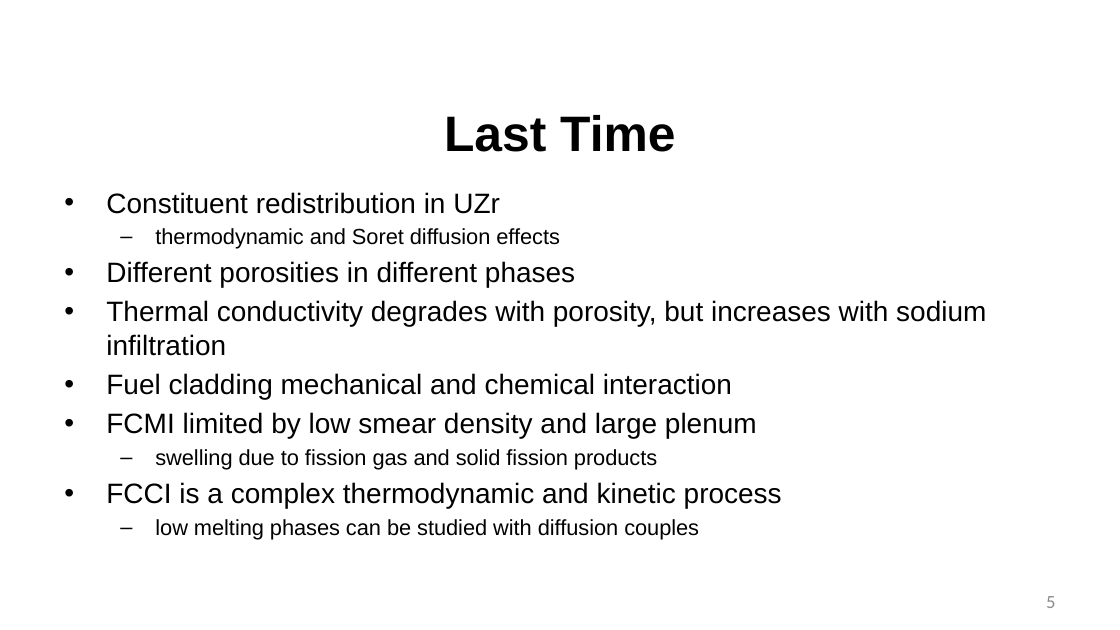
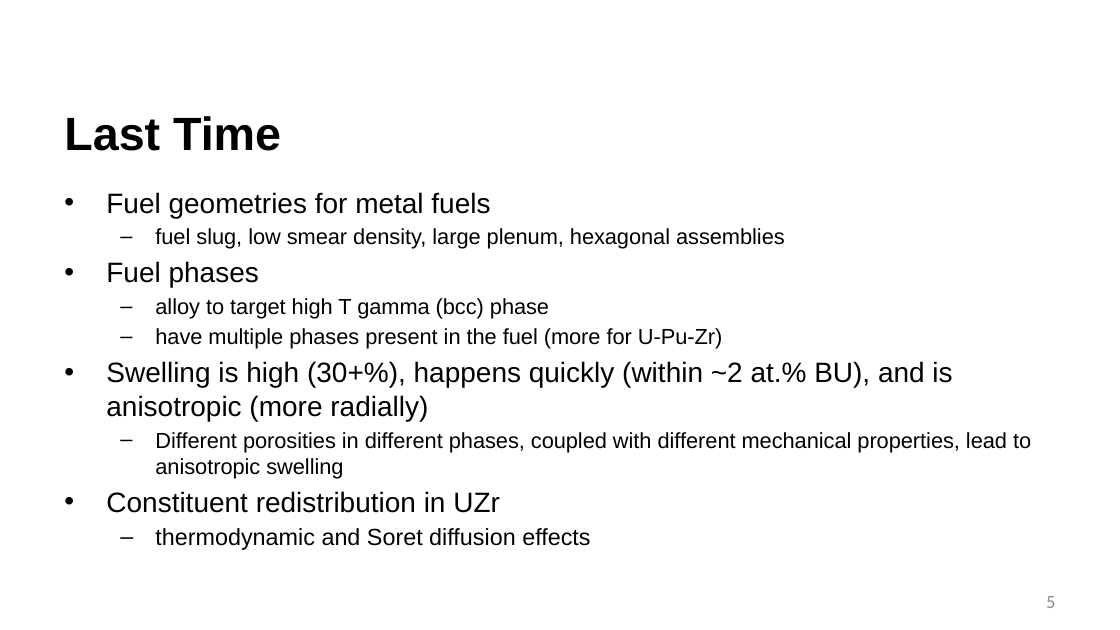
Before and after one commit to benbeeler/TEACHING, a slide deck: slide 5 of Advanced Reactor Materials/Fall2025/Lec10_SFRs.pptx. Drawn at 1120x630 pixels with LibreOffice and Linux fonts; fonts in the diff are those of the drawing; background and template pictures are left out. Boxes give left, top, right and bottom in pixels: in the first picture for what was removed or moved away, otherwise in the second. Text is boxed around its words. In the diff, an @@ line names an element or a change of style, - is before the commit and + after.

```diff
--- a/Advanced Reactor Materials/Fall2025/Lec10_SFRs.pptx
+++ b/Advanced Reactor Materials/Fall2025/Lec10_SFRs.pptx
@@ title "Last Time" at (64, 116, 281, 151): size 42.7 to 40 pt; alignment centre to left @@
@@ text at (106, 192, 1031, 479): paragraphs added @@
+• Fuel geometries for metal fuels
+  – fuel slug, low smear density, large plenum, hexagonal assemblies
+• Fuel phases
+  – alloy to target high T gamma (bcc) phase
+  – have multiple phases present in the fuel (more for U-Pu-Zr)
+• Swelling is high (30+%), happens quickly (within ~2 at.% BU), and is anisotropic (more radially)
+  – Different porosities in different phases, coupled with different mechanical properties, lead to anisotropic swelling
@@ text at (106, 261, 986, 540): paragraphs removed @@
-• Different porosities in different phases
-• Thermal conductivity degrades with porosity, but increases with sodium infiltration
-• Fuel cladding mechanical and chemical interaction
-• FCMI limited by low smear density and large plenum
-  – swelling due to fission gas and solid fission products
-• FCCI is a complex thermodynamic and kinetic process
-  – low melting phases can be studied with diffusion couples
@@ text at (155, 528, 590, 550): size 18.7 to 20 pt in "thermodynamic and Soret diffusion effects" @@
```
Also in this commit, not shown: 31 other slides changed, 24 slides removed, 7 other files.
